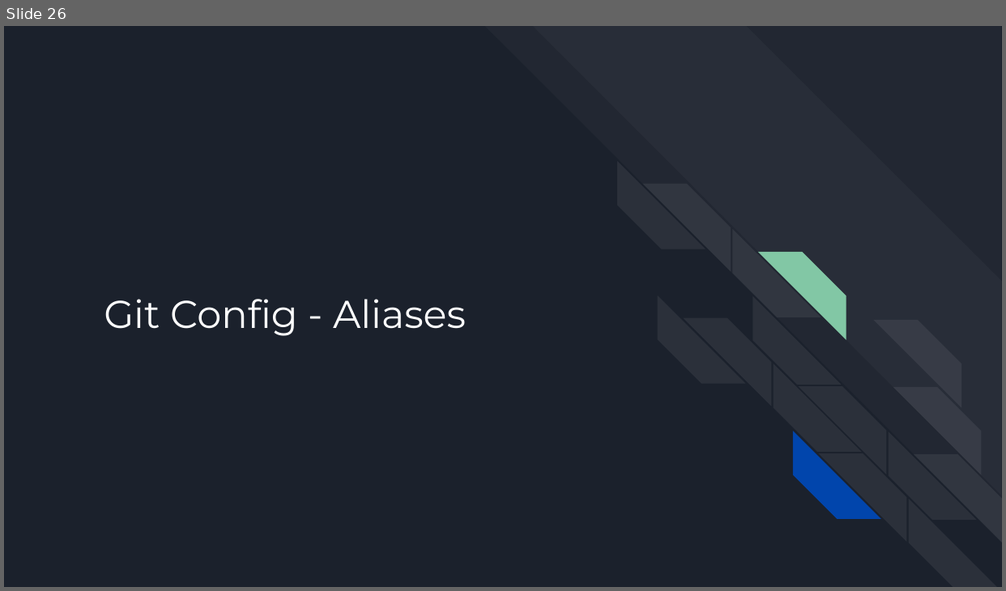
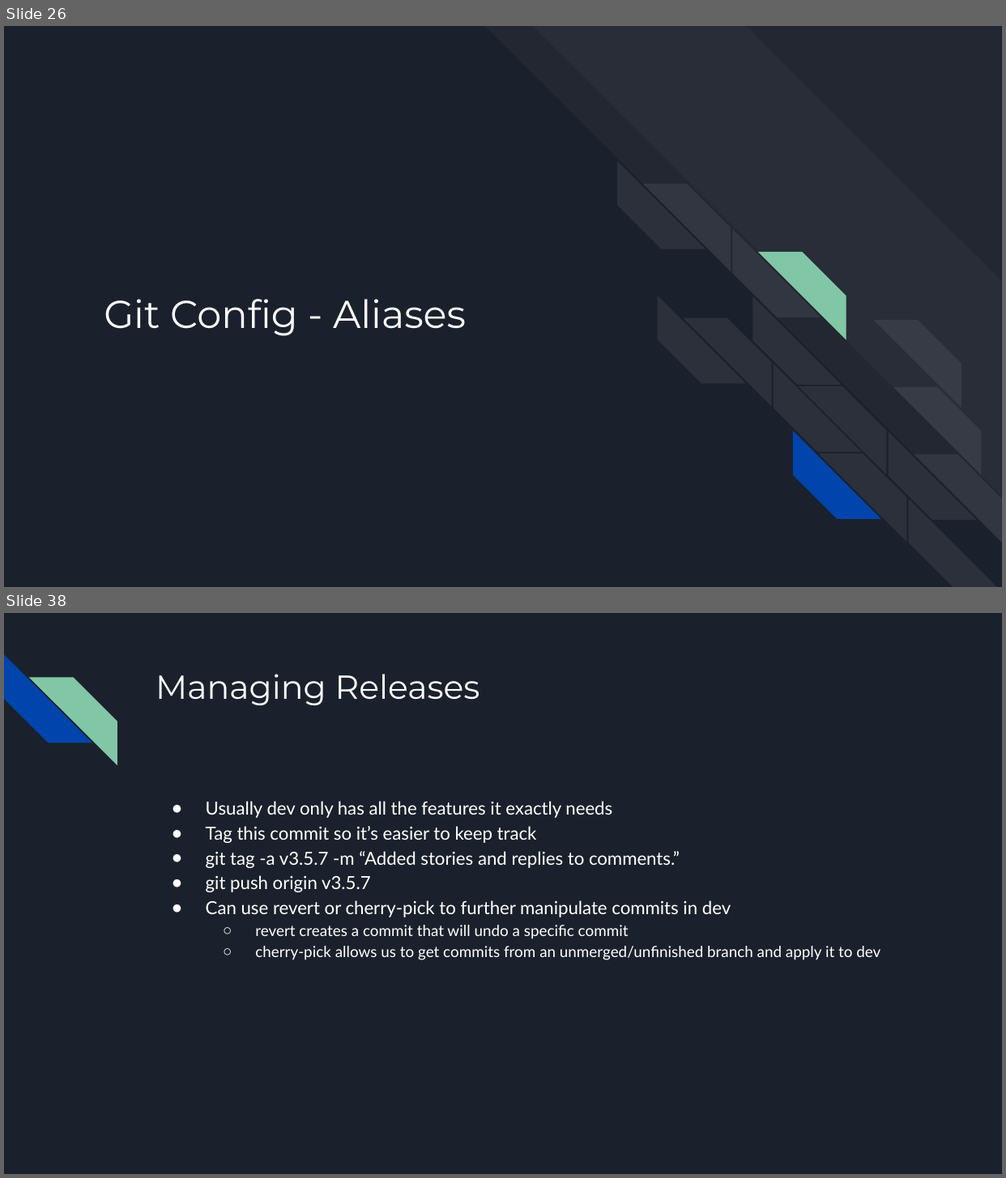
Before and after one commit to batibot323/git-workshop, a slide deck: Git Workshop.pptx. Shown one above the other, each under a label of ours: slide 26 before the commit, slides 26 and 38 after it; the slides between them are not shown. The pictures are 1006x591 and 1006x1178 pixels, drawn with LibreOffice and Linux fonts; fonts in the diff are those of the drawing. Boxes give left, top, right and bottom in pixels: in the first picture for what was removed or moved away, otherwise in the second. Text is boxed around its words. In the diff, an @@ line names an element or a change of style, - is before the commit and + after.

Commit message:
Finished presentation slides.

```diff
--- a/Git Workshop.pptx
+++ b/Git Workshop.pptx
@@ slide 38 added at (4,613,1002,1174), background #1B212C @@
@@ diag stripe added at (4,655,91,743), fill #0145AC @@
@@ diag stripe added at (29,677,117,764), fill #82C7A5 @@
@@ title added at (155,674,480,705), 24 pt, text #FFFFFF @@
+Managing Releases
@@ text added at (206,801,880,960), 13 pt, text #FFFFFF @@
+● Usually dev only has all the features it exactly needs
+● Tag this commit so it’s easier to keep track
+● git tag -a v3.5.7 -m “Added stories and replies to comments.”
+● git push origin v3.5.7
+● Can use revert or cherry-pick to further manipulate commits in dev
+  ○ revert creates a commit that will undo a specific commit
+  ○ cherry-pick allows us to get commits from an unmerged/unfinished branch and apply it to dev
```
Also in this commit, not shown: 16 other slides added, 2 slides removed.
